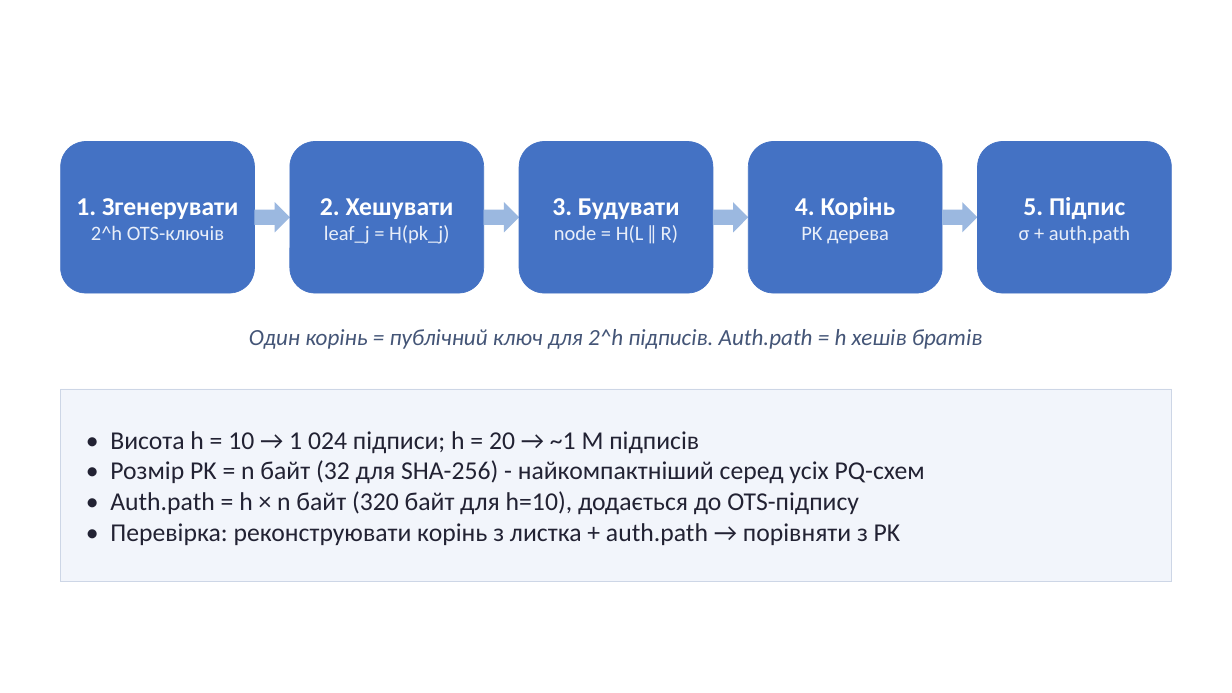
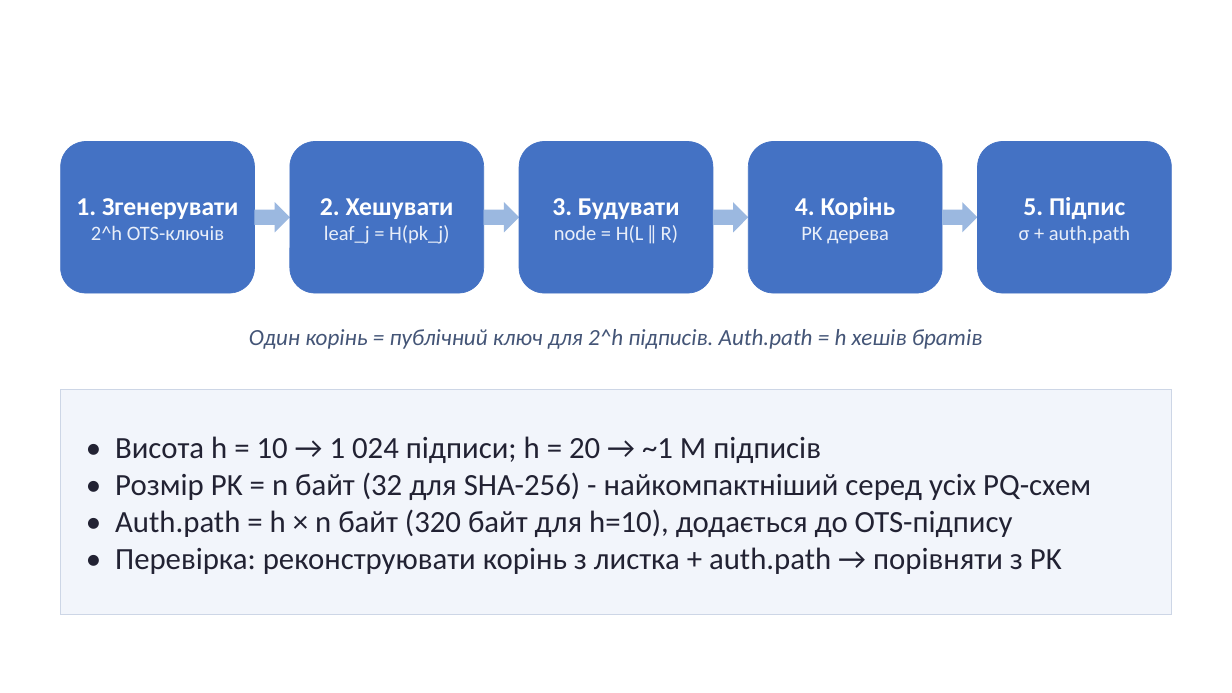
Before and after one commit to Andriykooo/ifntung-studies, a slide deck: slide 23 of Year 1/Постквантова криптографія/UA/2026/PPT/Презентація_7.pptx. Drawn at 1232x693 pixels with LibreOffice and Linux fonts; fonts in the diff are those of the drawing. Boxes give left, top, right and bottom in pixels: in the first picture for what was removed or moved away, otherwise in the second. Text is boxed around its words. In the diff, an @@ line names an element or a change of style, - is before the commit and + after.

Commit message:
feat(post-quantum-cryptography): increase font for 7th presentation

```diff
--- a/Year 1/Постквантова криптографія/UA/2026/PPT/Презентація_7.pptx
+++ b/Year 1/Постквантова криптографія/UA/2026/PPT/Презентація_7.pptx
@@ rectangle "• Висота h = 10 ...": place and size @@
-rectangle "• Висота h = 10 ..." at <box>61,389,1172,581</box>
+rectangle "• Висота h = 10 ..." at <box>61,389,1172,615</box>
@@ rectangle "• Висота h = 10 ..." at <box>61,389,1172,615</box>: size 20 to 24 pt @@
```
Also in this commit, not shown: 24 other slides changed.
